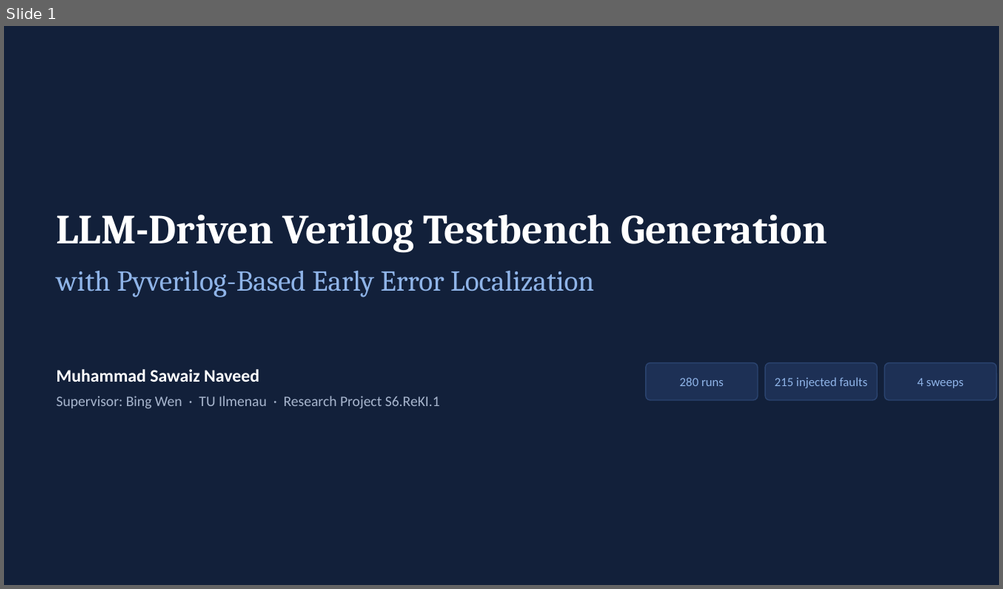
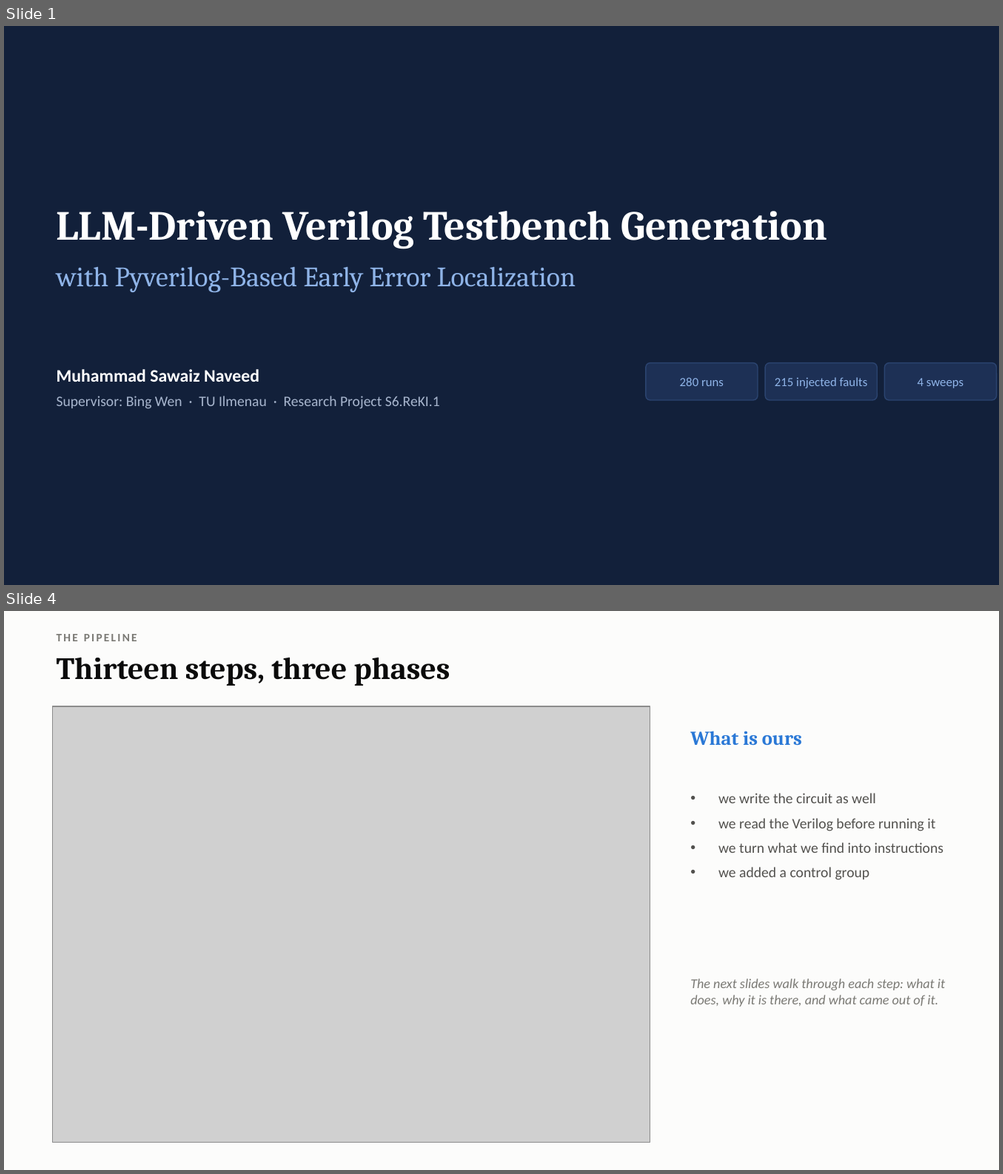
Before and after one commit to Sawaiz-zip/agentic-verilog-testbench, a slide deck: docs/presentation.pptx. Shown one above the other, each under a label of ours: slide 1 before the commit, slides 1 and 4 after it; the slides between them are not shown. The pictures are 1003x589 and 1003x1174 pixels, drawn with LibreOffice and Linux fonts; fonts in the diff are those of the drawing; grey boxes stand for pictures. Boxes give left, top, right and bottom in pixels: in the first picture for what was removed or moved away, otherwise in the second. Text is boxed around its words. In the diff, an @@ line names an element or a change of style, - is before the commit and + after.

```diff
--- a/docs/presentation.pptx
+++ b/docs/presentation.pptx
@@ slide 4 added at (4,611,999,1170), background #FCFCFB @@
@@ text added at (57,634,137,641), 11 pt, text #7A7974, bold @@
+THE PIPELINE
@@ text added at (57,657,450,686), 30 pt, text #0B0B0B, bold @@
+Thirteen steps, three phases
@@ picture added at (53,706,650,1143) @@
@@ text added at (690,731,802,746), 19 pt, text #2A78D6, bold @@
+What is ours
@@ text added at (718,793,944,880), 14 pt, text #52514E @@
+• we write the circuit as well
+• we read the Verilog before running it
+• we turn what we find into instructions
+• we added a control group
@@ text added at (690,979,945,1007), 13 pt, text #7A7974, italic @@
+The next slides walk through each step: what it does, why it is there, and what came out of it.
@@ slide 1 changed as well @@
@@ text "LLM-Driven Verilog Testbench Generation": place and size @@
-text "LLM-Driven Verilog Testbench Generation" at (57,215,827,253)
+text "LLM-Driven Verilog Testbench Generation" at (57,211,827,249)
@@ text "with Pyverilog-Based Early Error Localization" at (57,266,575,293): size 28 to 27 pt @@
```
Also in this commit, not shown: 6 other slides changed, 16 other slides added, 19 slides removed, 3 other files.
